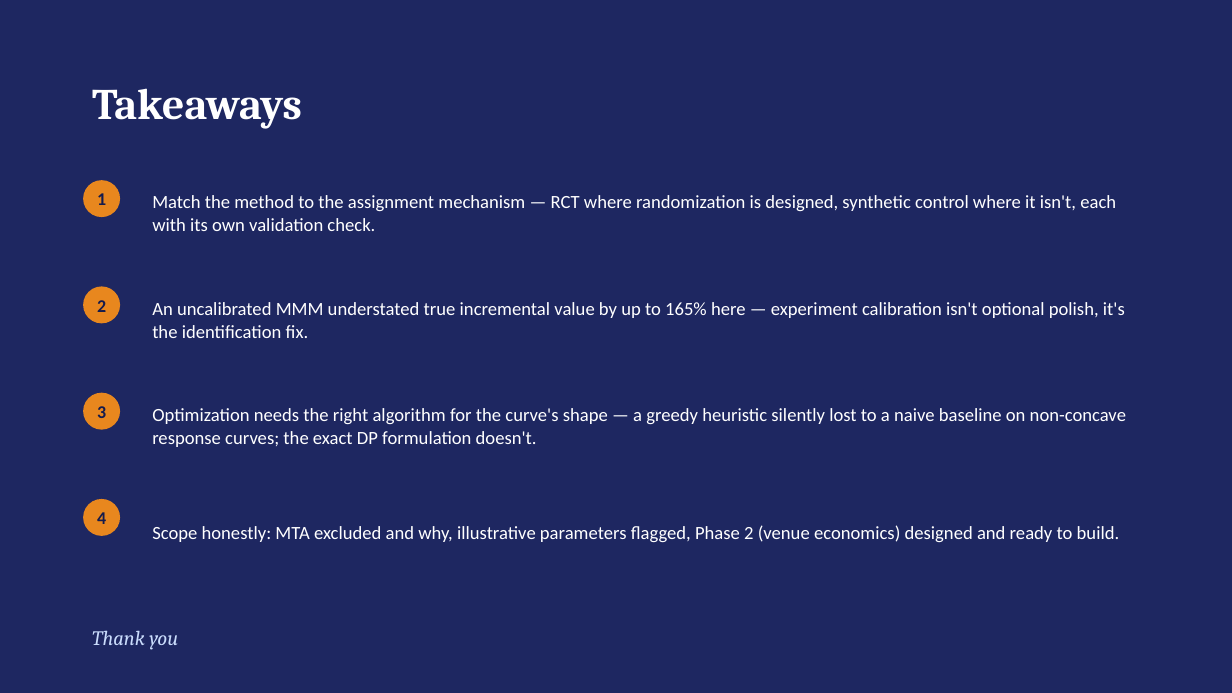
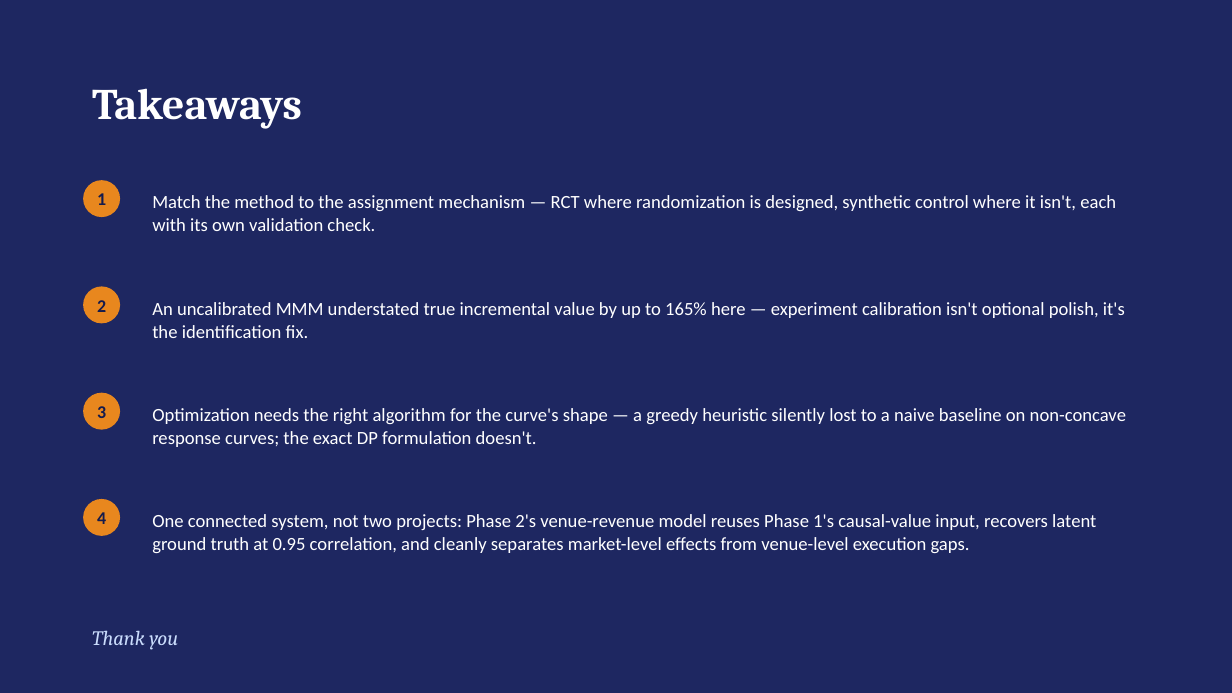
Before and after one commit to crystal1361/atmosphere-dooh-measurement, a slide deck: slide 12 of deck/AtmosphereTV_DOOH_Measurement.pptx (slide 11 before the commit). Drawn at 1232x693 pixels with LibreOffice and Linux fonts; fonts in the diff are those of the drawing. Boxes give left, top, right and bottom in pixels: in the first picture for what was removed or moved away, otherwise in the second. Text is boxed around its words. In the diff, an @@ line names an element or a change of style, - is before the commit and + after.

```diff
--- a/deck/AtmosphereTV_DOOH_Measurement.pptx
+++ b/deck/AtmosphereTV_DOOH_Measurement.pptx
@@ text at (x1=152, y1=514, x2=1096, y2=553): text changed @@
-Scope honestly: MTA excluded and why, illustrative parameters flagged, Phase 2 (venue economics) designed and ready to build.
+One connected system, not two projects: Phase 2's venue-revenue model reuses Phase 1's causal-value input, recovers latent ground truth at 0.95 correlation, and cleanly separates market-level effects from venue-level execution gaps.
```
Also in this commit, not shown: 4 other slides changed, 1 slide added, 15 other files.
